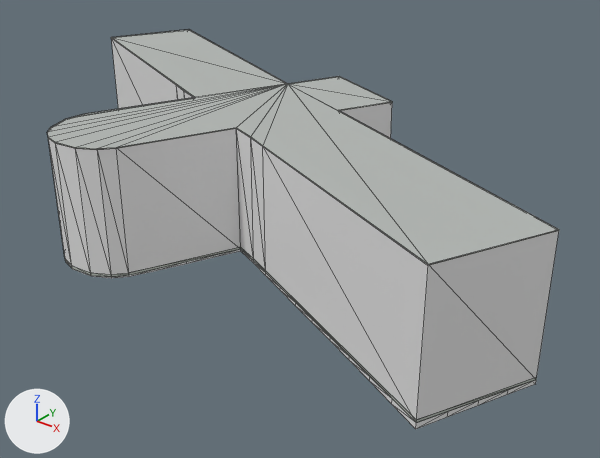
A saved change to the glTF model public/models/buildings/osm-way-7670468.glb.
Both versions are drawn from a 50 mm lens placed at (65.6, -67.0, 44.8), pointed at (8.0, 4.9, 0.3). Every picture has the same lights, and +X, +Y and +Z are marked at lower left. The older version comes first. Mesh edges are drawn as thin lines. Where no turn or scale is listed for an object, it has been applied to the vertices. Vertices at exactly the same position are counted once.

Script lines for the objects in view, before the commit:
```python
ob_reality_7670468_near_reality_concrete_plinth = bpy.data.objects.new('reality 7670468 near reality concrete plinth', me_reality_7670468_near_reality_concrete_plinth)
ob_reality_7670468_near_reality_concrete_plinth.location = (0.0, 0.0, 0.0)
ob_reality_7670468_near_reality_flat_weathered_roof = bpy.data.objects.new('reality 7670468 near reality flat weathered roof', me_reality_7670468_near_reality_flat_weathered_roof)
ob_reality_7670468_near_reality_flat_weathered_roof.location = (0.0, 0.0, 0.0)
ob_reality_7670468_near_reality_pale_aluminum_sill = bpy.data.objects.new('reality 7670468 near reality pale aluminum sill', me_reality_7670468_near_reality_pale_aluminum_sill)
ob_reality_7670468_near_reality_pale_aluminum_sill.location = (0.0, 0.0, 0.0)
# also in view: 'building foundation 7670468' at (2.4, 4.7, -0.3); 'reality 7670468 near reality aged pale plaster' at (2.4, 4.7, 7.5)
```
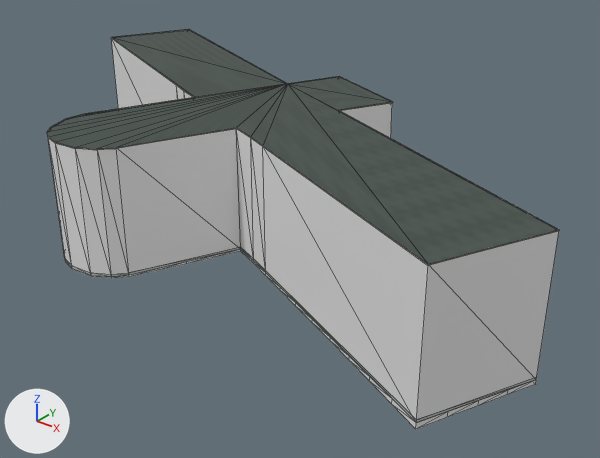
Location of each change, [x1, y1, x2, y2] in pixels of the pictures (600 x 458 px):
'reality 7670468 near reality flat weathered roof', surface changed (darker): [47, 29, 559, 264] in both
'reality 7670468 near reality pale aluminum sill', reshaped: before [48, 31, 559, 266]; after [47, 31, 559, 266]

The edits, one by one:
Picture 'roof-color' (img_roof_color) is new.
In material 'reality flat weathered roof' (mat_reality_flat_weathered_roof), base_color is no longer (0.451, 0.475, 0.455), grey #b3b7b4.
In material 'reality flat weathered roof' (mat_reality_flat_weathered_roof), texture is now set to img_roof_color.
me_reality_7670468_near_reality_pale_aluminum_sill is used by ob_reality_7670468_near_reality_pale_aluminum_sill; location (0.0, 0.0, 0.0).
me_reality_7670468_near_reality_pale_aluminum_sill had 92 vertices, 46 faces and spanned x -39.0..43.8, y -18.7..28.0, z 14.9..15.0.
me_reality_7670468_near_reality_pale_aluminum_sill now has 115 vertices, 92 faces and spans x -39.0..43.8, y -18.7..28.0, z 14.9..15.0.
Part 1, on me_reality_7670468_near_reality_pale_aluminum_sill:
39 faces are deleted.
23 vertices are added at x -39.0..43.7, y -18.6..28.0, z 15.0.
85 new faces join them.
